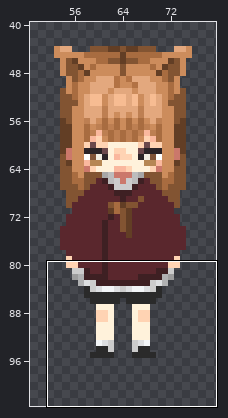
Two versions of one pixel-art file, draem/캐릭터/meonji/MeonJi.aseprite. Above, an overview of the earlier version with the close-up marked.
Close-up. Earlier state:
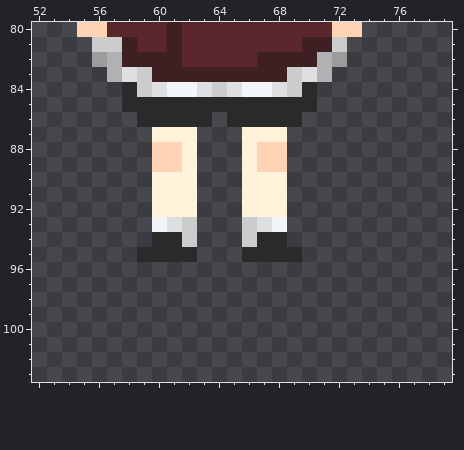
128x128 pixels, 1 frame. Shown: x 52..79, y 80..103. The wide view leaves out empty margins.
Once edited:
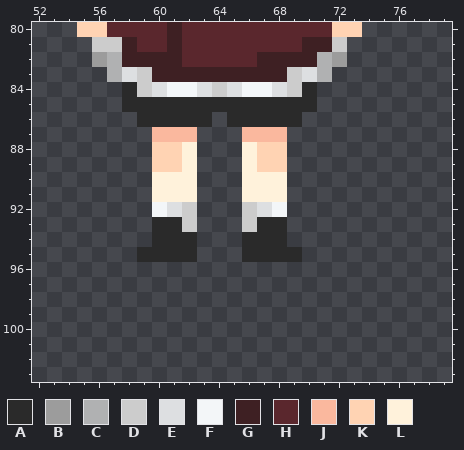
Palette (. is transparent): A #2a2a2a  B #9c9c9c  C #b0b1b2  D #cccccc  E #dddfe1  F #f3f6f8  G #3e2023  H #5a272d  J #fab89e  K #ffd3b3  L #fff2db
What changed:
Layers "레이어 7", "레이어 6":
The author changed colour D to colour A in row 94 at x 62 and 66.
The author changed colour E to colour A in row 93 at x 61 and 67.
The author changed colour F to colour A in row 93 at x 60 and 68.
The author changed colour L to colour D in row 92 at x 62 and 66.
The author changed colour L to colour E in row 92 at x 61 and 67.
The author changed colour L to colour F in row 92 at x 60 and 68.
The author changed colour L to colour J in row 87 at x 60 to 62 and 66 to 68.
Boxes around the changes in both close-ups, in picture pixels (x1, y1, x2, y2):
changed: (152, 127, 287, 142)
changed: (152, 202, 287, 247)
